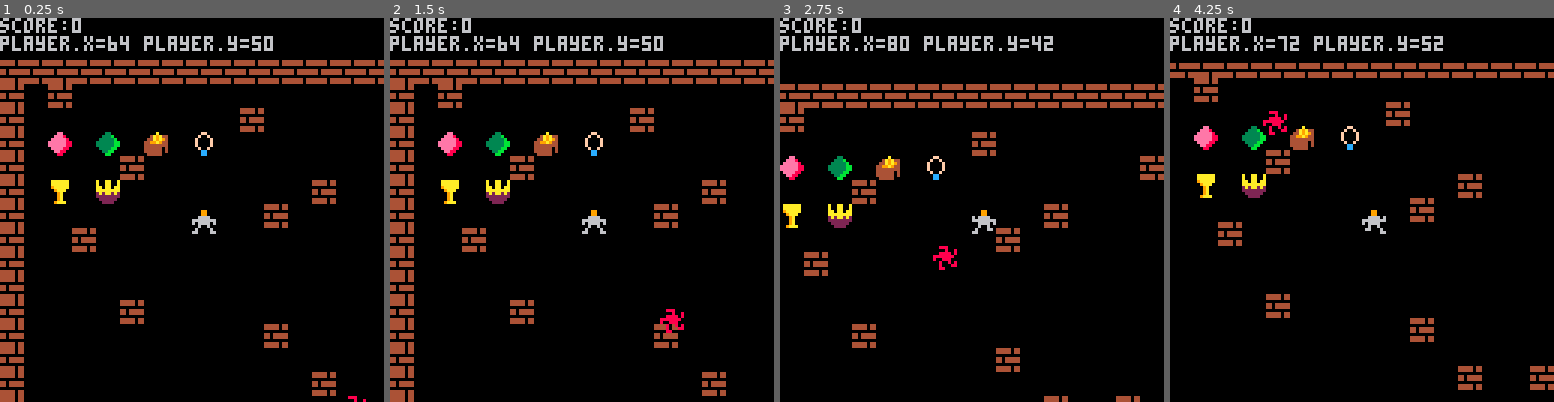
Above: before the commit, frames 1-4 (left to right).
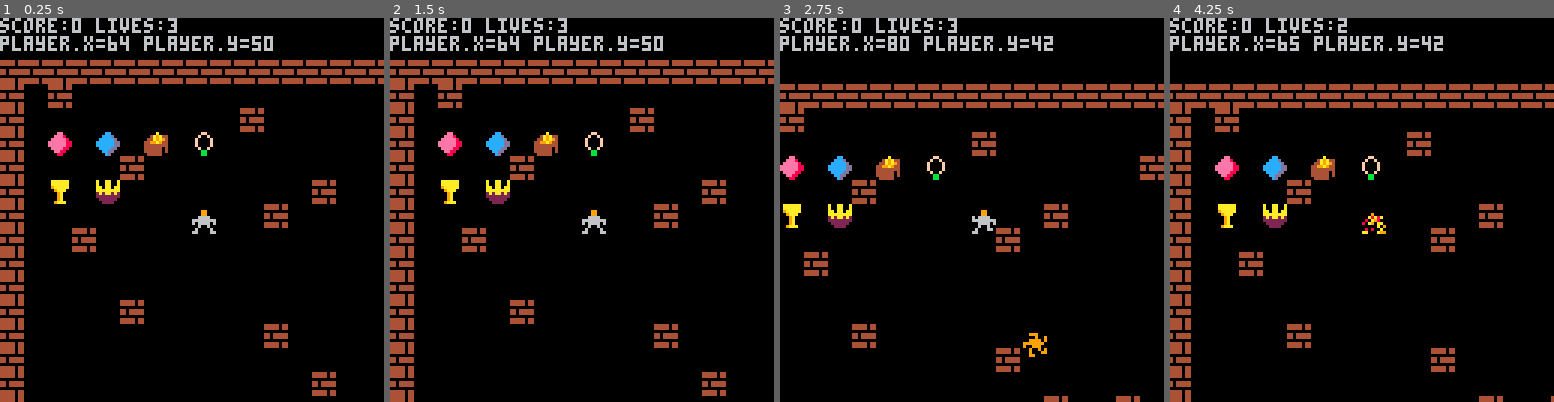
Above: after the commit, the same moments.

Repository: HNE74/pico8
Game: PICO-8 cartridge dtreasure/dtreasure.p8
Same seed, same stepped clock (60 frames per second), same inputs: the game is played once before the commit and once after it.
Inputs:
- Up to frame 1 (0.25 s): no input
- Up to frame 2 (1.5 s): no input
- Up to frame 3 (2.75 s): hold Right 1.6-2.1 s; hold Up 2.15-2.42 s; hold Right from 2.47 s (still down)
- Up to frame 4 (4.25 s): release Right at 3.03 s; hold Left 3.08-3.58 s; hold Down 3.63-3.97 s; hold Right from 4.02 s (still down)

The runs differ from the first frame. In frame 1, 0.6% of the frame differs, in the area x 25-96%, y 0-100%; in frame 2, 0.8%; in frame 3, 1.0%; in frame 4, 17%, in the area x 0-100%, y 0-100%.

Commit message:
Added player hit by dragonfire

Diff:
--- a/dtreasure/dtreasure.p8
+++ b/dtreasure/dtreasure.p8
@@ -31,6 +31,7 @@
 world.height=20
 
 player={}
+dead={}
 dragon={}
 game={}
 
@@ -38,20 +39,24 @@
   create_game()
   create_tiles()
   create_player()
+  create_dead()
+  create_dead()
   create_dragon()
 end
 
 function create_game()
   game.score=0
-end
-
-function animate_player()
-  player.fcount+=1
-  if player.fcount>=player.aframe then
-    player.fcount=0
-    player.sprite+=1
-    if player.sprite>3 then
-      player.sprite=1
+  game.state=1
+  game.lives=3
+end
+
+function animate_object(o)
+  o.fcount+=1
+  if o.fcount>=o.aframe then
+    o.fcount=0
+    o.sprite+=1
+    if o.sprite>o.maxsprite then
+      o.sprite=o.minsprite
     end
   end
 end
@@ -60,10 +65,22 @@
   player.w,player.h=8,8
   player.xp=128/2-world.xcamoffset
   player.yp=128/2-world.ycamoffset
-  player.sprite=1
+  player.minsprite=1
+  player.maxsprite=3
+  player.sprite=player.minsprite
   player.aframe=3
   player.fcount=0
-  player.animate=animate_player
+end
+
+function create_dead()
+  dead.w,dead.h=8,8
+  dead.xp,dead.yp=player.xp,player.yp
+  dead.minsprite=20
+  dead.maxsprite=23
+  dead.sprite=dead.minsprite
+  dead.aframe=10
+  dead.fcount=0
+  dead.cnt=0
 end
 
 function create_dragon()
@@ -71,24 +88,36 @@
   dragon.h=16
   dragon.xp=8*15
   dragon.yp=8*15
+  dragon.maincolor=1
   dragon.sprite=16
   dragon.fire={}
+  dragon.fireprob=100
+  dragon.firemax=3
 end
 
 function create_dragon_fire()
-  if #dragon.fire >= 1 then
+  if flr(rnd(dragon.fireprob)) ~=1 then
+    return
+  end
+
+  if #dragon.fire>=dragon.firemax then
  	  return
   end
 
   fire={}
-  fire.sprite=10
+  fire.h=8
+  fire.w=8
+  fire.fcount=1
+  fire.aframe=1
+  fire.minsprite=10
+  fire.maxsprite=14
+  fire.sprite=fire.minsprite
   fire.dist=0
   fire.xp=dragon.xp
   fire.yp=dragon.yp
   fire.plx=player.xp
   fire.ply=player.yp
   calc_fire_pos(fire,1)
-  printh("created")
   add(dragon.fire,fire)
 end
 
@@ -105,13 +134,17 @@
   cls()
   camera(0,0)
   clip()
-  print("score:"..game.score)
+  print("score:"..game.score.." lives:"..game.lives)
   print("player.x="..player.xp.." player.y="..player.yp)
 end
 
 function draw_player()
   camera(world.xcam-world.xcamoffset,world.ycam-world.ycamoffset)
-  spr(player.sprite,player.xp,player.yp)
+  if game.state==1 then
+    spr(player.sprite,player.xp,player.yp)
+  elseif game.state==2 then
+    spr(dead.sprite,dead.xp,dead.yp)
+  end
 end
 
 function draw_world()
@@ -126,6 +159,7 @@
 
 function draw_dragon()
   camera(world.xcam-world.xcamoffset,world.ycam-world.ycamoffset)
+  pal(3,dragon.maincolor)
   spr(dragon.sprite,dragon.xp,dragon.yp,4,2)
 end
 
@@ -188,15 +222,21 @@
     yd=1
   end
 
-  update_world(xd,yd)
+  if game.state==1 then
+    update_world(xd,yd)
+  elseif game.state==2 then
+    update_player_hit()
+  end
+
   update_dragon_fire()
 end
 
 function update_dragon_fire()
   create_dragon_fire()
   for f in all(dragon.fire) do
+    animate_object(f)
     f.dist+=1
-    calc_fire_pos(f)
+    calc_fire_pos(f,2)
     if f.xp<=0 or f.xp>=world.width*8-8 or
        f.yp<=0 or f.yp>=world.height*8-8 then
       del(dragon.fire,f)
@@ -205,10 +245,20 @@
   end
 end
 
+function update_player_hit()
+  dead.cnt+=1
+  if dead.cnt >=40 then
+    game.state=1
+    return
+  end
+  animate_object(dead)
+end
+
 function update_world(xd,yd)
   player.xp+=xd
   player.yp+=yd
   tilecol=player_tile_coll()
+  player_fire_coll()
   dtouch=intersect(player,dragon)
   if (tilecol~=nil and tilecol.value==1) or dtouch==true then
     player.xp-=xd
@@ -221,9 +271,9 @@
     world.xcam+=xd
     world.ycam+=yd
     if xd~=0 or yd~=0 then
-      player.animate()
+      animate_object(player)
     else
-      player.sprite=1
+      player.sprite=player.minsprite
     end
   end
 end
@@ -259,6 +309,17 @@
   return true
 end
 
+function player_fire_coll()
+  for f in all(dragon.fire) do
+    if intersect(player,f) then
+      game.lives-=1
+      game.state=2
+      create_dead()
+      del(dragon.fire,f)
+    end
+  end
+end
+
 function player_tile_coll()
   for t in all(world.tiles) do
     if t.value>0 and intersect(t,player) then
@@ -270,29 +331,29 @@
 
 function calc_fire_pos(fire,speed)
   local dx,dy=fire.plx-dragon.xp,fire.ply-dragon.yp
-  local d=1/sqrt(dx*dx+dy*dy)
+  local d=speed/sqrt(dx*dx+dy*dy)
   fire.xp+=dx*d
   fire.yp+=dy*d
 end
 
 
 __gfx__
-44444044000990000009900000099000000ee000000330000000a000000ff0000aaaaaa0a00aa00a008880000099900000aaa000007770000000000000000000
-4444404400099000000990000009900000eee80000333b00004a9a4400f00f000aaaaaa0a00aa00a00008008000090090000a00a000070070000000000000000
-000000000066660060666600006666060eeeee80033333b0044a9a940f0000f009aaaaa0aa0aa0aa008888080099990900aaaa0a007777070000000000000000
-44044444666666666666666666666666eeeeee88333333bb4499a9440f0000f0009aaa00aaaaaaaa8888888099999990aaaaaaa0777777700000000000000000
-44044444606666060066660660666600eeeeee88333333bb444444440f0000f00009a0002a2aa2a28008880090099900a00aaa00700777000000000000000000
-000000000060060000600600006006000eeee88003333bb04444440400f00f000009a00022222222008008080090090900aa0a0a007707070000000000000000
-4444404406000060060006600660006000ee88000033bb0044444404000cc0000009a00002222220008000880090009900a000aa007000770000000000000000
-4444404466000066660000000000006600088000000bb00004444400000cc000009aaa0000222200008800000099000000aa0000007700000000000000000000
-00000000000000000000000000000000000000000000000000000000000000000000000000000000000000000000000000000000000000000000000000000000
-00000000000000000000000000000000000000000000000000000000000000000000000000000000000000000000000000000000000000000000000000000000
-00030300033000000000000033300000000000000000000000000000000000000000000000000000000000000000000000000000000000000000000000000000
-00380830330033000000000333330000000000000000000000000000000000000000000000000000000000000000000000000000000000000000000000000000
-00e83e83333330033000000333333000000000000000000000000000000000000000000000000000000000000000000000000000000000000000000000000000
-00333333333333330000003330b33000000000000000000000000000000000000000000000000000000000000000000000000000000000000000000000000000
-033333bb3bb3b3333330003300033000000000000000000000000000000000000000000000000000000000000000000000000000000000000000000000000000
-33767bb3bbbbbb3b33330000000b3000000000000000000000000000000000000000000000000000000000000000000000000000000000000000000000000000
+44444044000990000009900000099000000ee000000cc0000000a000000ff0000aaaaaa0a00aa00a008880000099900000aaa000007770000000000000000000
+4444404400099000000990000009900000eee80000cccd00004a9a4400f00f000aaaaaa0a00aa00a00008008000090090000a00a000070070000000000000000
+000000000066660060666600006666060eeeee800cccccd0044a9a940f0000f009aaaaa0aa0aa0aa008888080099990900aaaa0a007777070000000000000000
+44044444666666666666666666666666eeeeee88ccccccdd4499a9440f0000f0009aaa00aaaaaaaa8888888099999990aaaaaaa0777777700000000000000000
+44044444606666060066660660666600eeeeee88ccccccdd444444440f0000f00009a0002a2aa2a28008880090099900a00aaa00700777000000000000000000
+000000000060060000600600006006000eeee8800ccccdd04444440400f00f000009a00022222222008008080090090900aa0a0a007707070000000000000000
+4444404406000060060006600660006000ee880000ccdd0044444404000bb0000009a00002222220008000880090009900a000aa007000770000000000000000
+4444404466000066660000000000006600088000000cd00004444400000bb000009aaa0000222200008800000099000000aa0000007700000000000000000000
+00000000000000000000000000000000000990000000000000000000000000000000000000000066000660006600000000066000000000000000000000000000
+00000000000000000000000000000000000980000009000000000000000000000000000000000666000660006660000000066000000000000000000000000000
+0003030003300000000000003330000000a8a80000a8a8a000000000000000000000000000006660000660000666000000066000000000000000000000000000
+00380830330033000000000333330000a88a9889080a980000000000000000006666666600066600000660000066600000066000000000000000000000000000
+00e83e8333333003300000033333300080a9aa0a80a90aa0000a0000000000006666666600666000000660000006660000066000000000000000000000000000
+00333333333333330000003330b3300000900a0000000a0909900a00000000000000000006660000000660000000666000066000000000000000000000000000
+033333bb3bb3b3333330003300033000080000a0080800a008080080000000000000000066600000000660000000066600066000000000000000000000000000
+33767bb3bbbbbb3b33330000000b3000aa000099aa000a99a0000a90000000000000000066000000000660000000006600066000000000000000000000000000
 7663333333bbbbbbb333300000033000000000000000000000000000000000000000000000000000000000000000000000000000000000000000000000000000
 3333003333333333bbb33300000b3000000000000000000000000000000000000000000000000000000000000000000000000000000000000000000000000000
 030000333333333333bbb330000b3000000000000000000000000000000000000000000000000000000000000000000000000000000000000000000000000000
